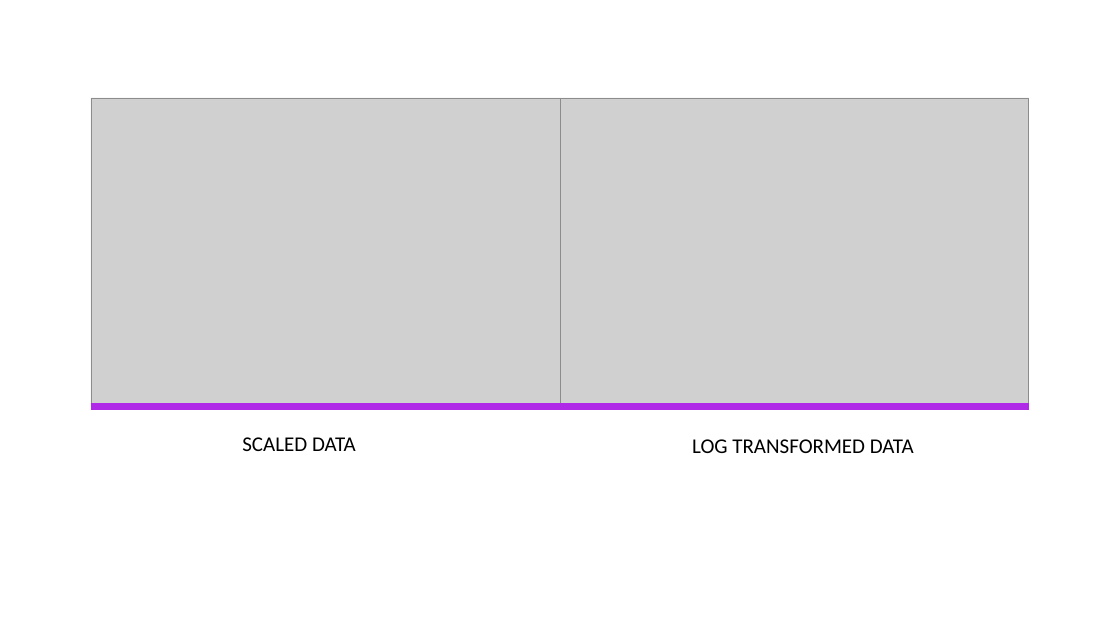
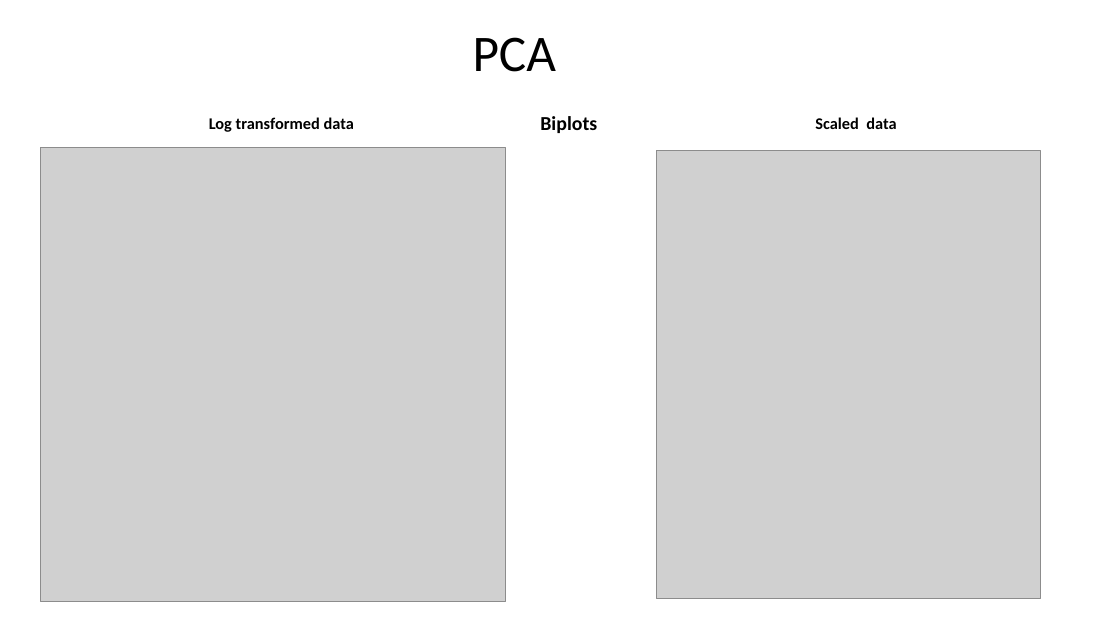
Before and after one commit to MKZuziak/SLLD_2022-_Users-Consumption-Behavior, a slide deck: slide 14 of Unsupervised methods to group users’ consumption behaviour to enhance personalize service degradation policies.pptx. Drawn at 1120x630 pixels with LibreOffice and Linux fonts; fonts in the diff are those of the drawing; grey boxes stand for pictures. Boxes give left, top, right and bottom in pixels: in the first picture for what was removed or moved away, otherwise in the second. Text is boxed around its words. In the diff, an @@ line names an element or a change of style, - is before the commit and + after.

```diff
--- a/Unsupervised methods to group users’ consumption behaviour to enhance personalize service degradation policies.pptx
+++ b/Unsupervised methods to group users’ consumption behaviour to enhance personalize service degradation policies.pptx
@@ rectangle removed at (0,0,1120,630) @@
@@ text added at (473,37,557,72), 44 pt, text #000000 @@
+PCA
@@ text at (209,117,354,132): text changed; size 18 to 14 pt; bold on @@
-LOG TRANSFORMED DATA
+Log transformed data
@@ text added at (540,116,597,133), 17 pt, text #000000, bold @@
+Biplots
@@ text at (815,117,896,129): text changed; size 18 to 14 pt; bold on @@
-SCALED DATA
+Scaled data
@@ picture: place and size @@
-picture at (560,98,1029,407)
+picture at (40,148,506,602)
@@ picture: place and size @@
-picture at (91,98,560,407)
+picture at (656,150,1041,598)
@@ line removed from (91, 407) to (1029, 407) @@
```
Also in this commit, not shown: 15 other slides changed, 6 slides added, 7 slides removed, 1 other file.
